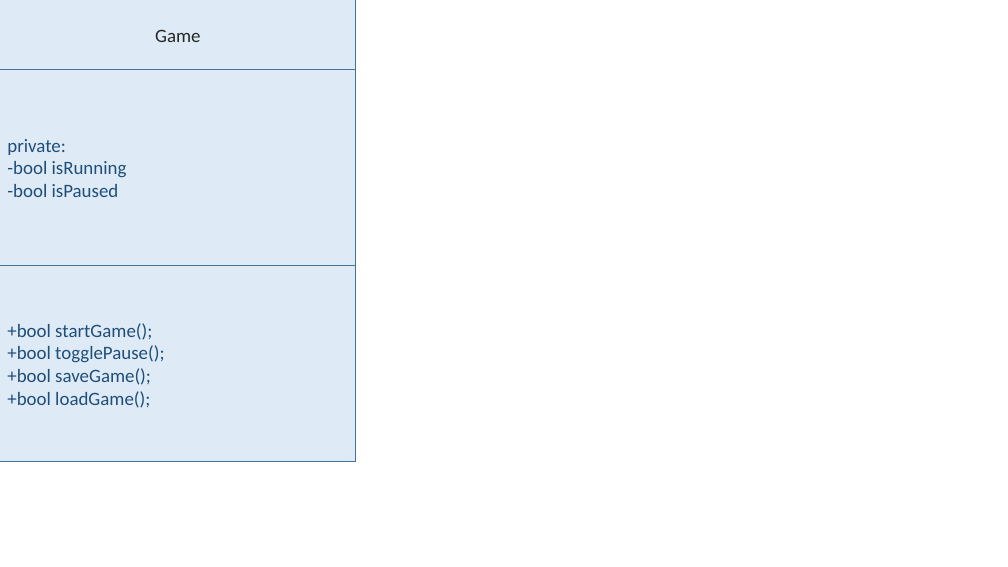
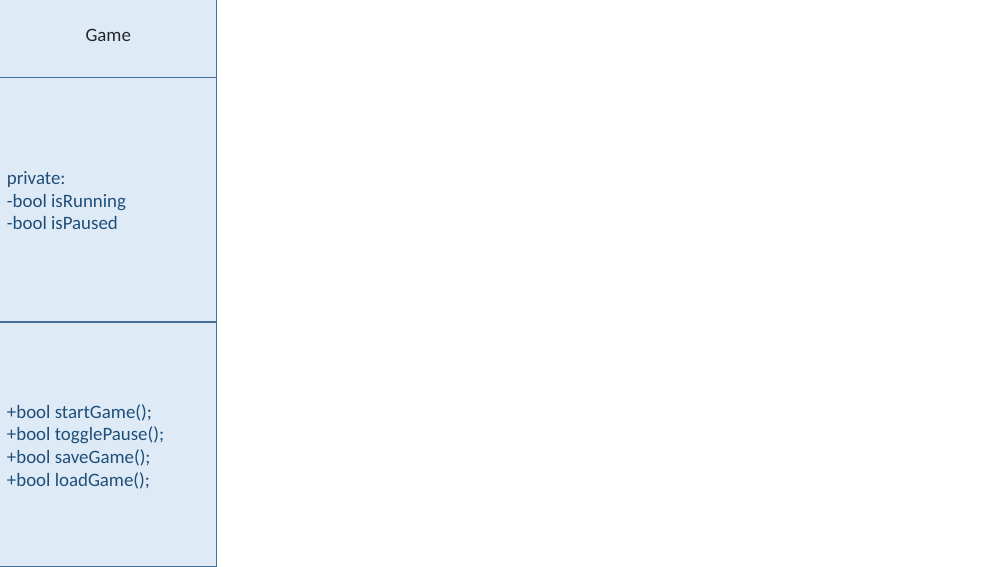
Before and after one commit to ngraham20/CS172_FA16_FinalProject, a slide deck: slide 1 of Class UMLs.pptx. Drawn at 1008x567 pixels with LibreOffice and Linux fonts; fonts in the diff are those of the drawing. Boxes give left, top, right and bottom in pixels: in the first picture for what was removed or moved away, otherwise in the second. Text is boxed around its words. In the diff, an @@ line names an element or a change of style, - is before the commit and + after.

```diff
--- a/Class UMLs.pptx
+++ b/Class UMLs.pptx
@@ rectangle "Game": place and size @@
-rectangle "Game" at (0,0,356,70)
+rectangle "Game" at (0,0,217,77)
@@ rectangle "private:": place and size @@
-rectangle "private:" at (0,70,356,266)
+rectangle "private:" at (0,77,217,322)
@@ rectangle "+bool startGame();": place and size @@
-rectangle "+bool startGame();" at (0,265,356,462)
+rectangle "+bool startGame();" at (0,322,217,567)
```
Also in this commit, not shown: 4 other slides changed, 1 other file.
